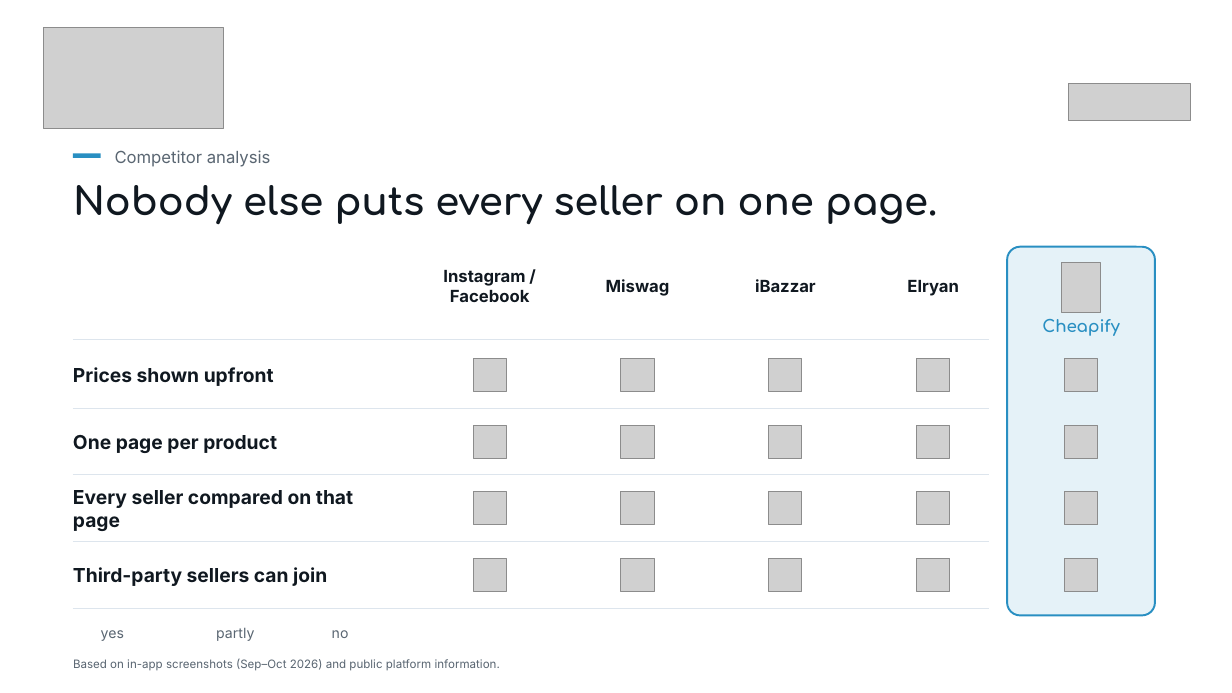
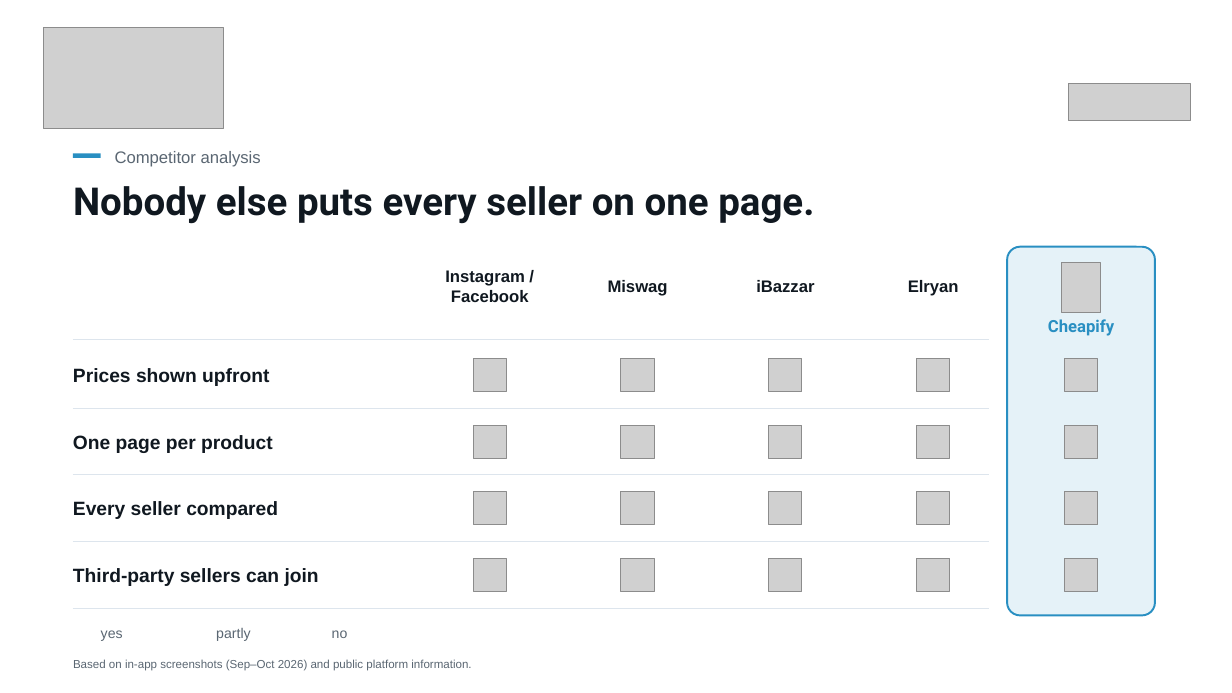
Before and after one commit to shakerbr/cheapify, a slide deck: slide 9 of presentation/Cheapify-GIZ-Pitch.pptx. Drawn at 1232x693 pixels with LibreOffice and Linux fonts; fonts in the diff are those of the drawing; grey boxes stand for pictures; background and template pictures are left out. Boxes give left, top, right and bottom in pixels: in the first picture for what was removed or moved away, otherwise in the second. Text is boxed around its words. In the diff, an @@ line names an element or a change of style, - is before the commit and + after.

```diff
--- a/presentation/Cheapify-GIZ-Pitch.pptx
+++ b/presentation/Cheapify-GIZ-Pitch.pptx
@@ text "Nobody else puts every seller ..." at [73,186,814,224]: font Comfortaa to Roboto @@
@@ text "Cheapify" at [1048,319,1114,336]: font Comfortaa to Roboto @@
@@ text at [73,501,278,519]: text changed; font Inter to Arial @@
-Every seller compared on that page
+Every seller compared
@@ font Inter to Arial in 12 elements at [115,151,261,167], [73,659,471,671], [73,368,269,386], [73,435,273,453], [73,568,319,586], [445,270,529,302], [608,280,668,296], [756,280,814,292], [908,280,959,296], [101,630,123,641], [216,628,251,641], [332,630,348,638] @@
```
Also in this commit, not shown: 21 other slides changed.
